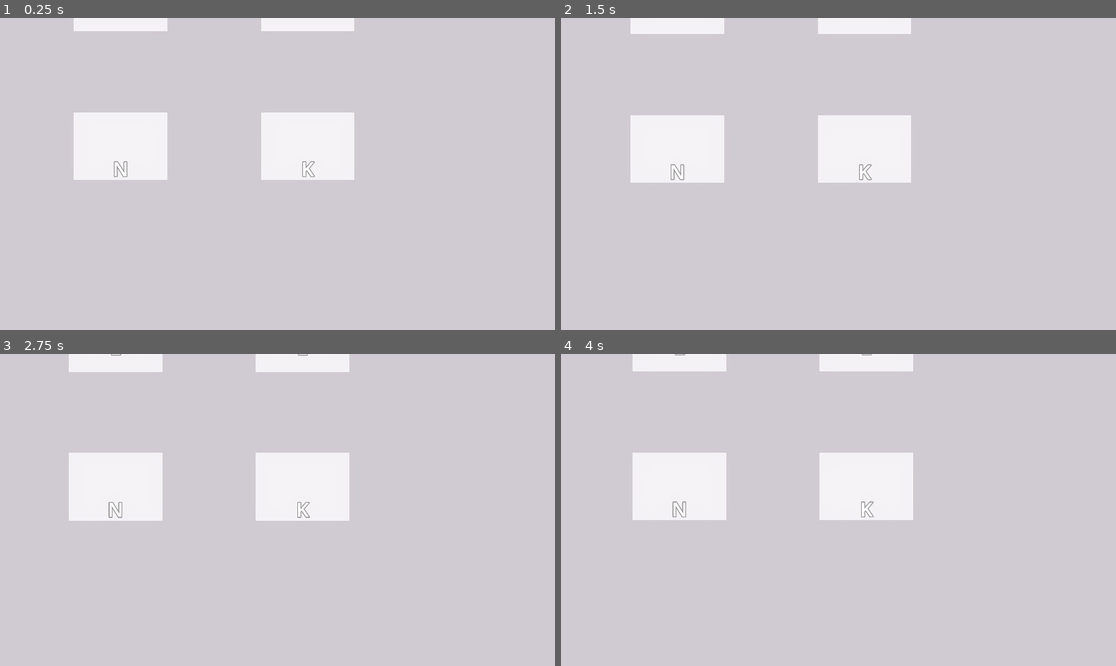
Above: before the commit, frames 1-4 (two rows, left to right).
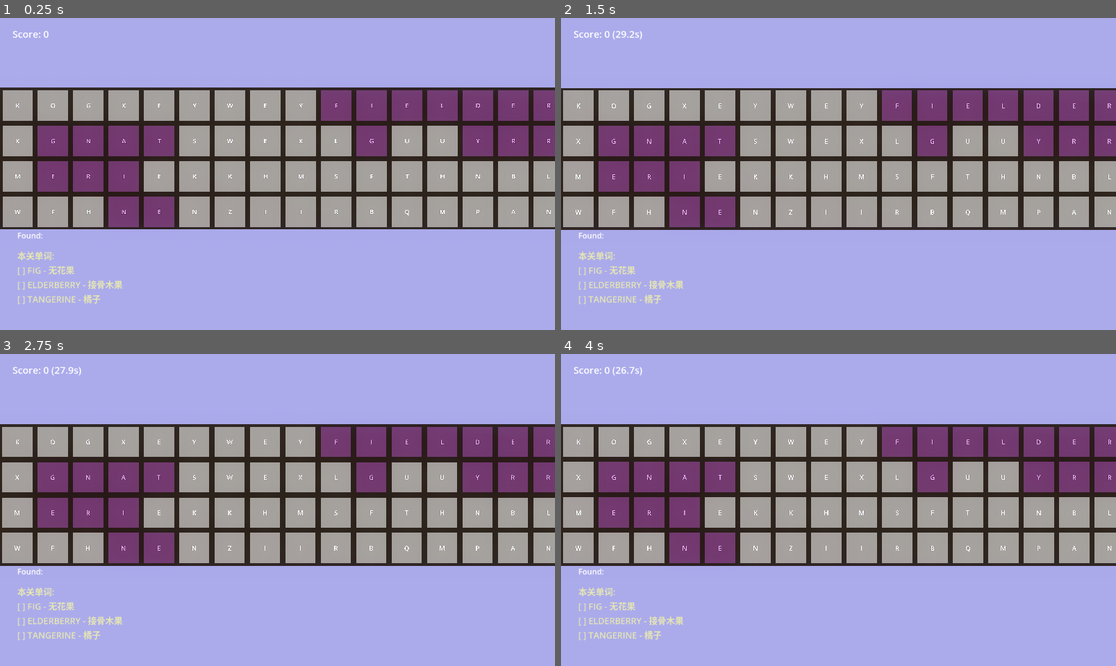
Above: after the commit, the same moments.

Repository: chenxinma/letter-blast
Game: Godot game, scene res://scenes/main_3d.tscn
Same seed, same stepped clock (60 frames per second), same inputs: the game is played once before the commit and once after it.
Inputs (mouse positions are in pixels of both pictures, inside the frame that each line leads up to):
- Up to frame 1 (0.25 s): no input
- Up to frame 2 (1.5 s): move the mouse to (960, 158) at 0.52 s; click (960, 158) at 0.67 s; move the mouse to (727, 189) at 1.27 s; click (727, 189) at 1.42 s
- Up to frame 3 (2.75 s): move the mouse to (333, 441) at 2.02 s; click (333, 441) at 2.17 s
- Up to frame 4 (4 s): move the mouse to (810, 572) at 2.77 s; click (810, 572) at 2.92 s; move the mouse to (1005, 556) at 3.52 s; click (1005, 556) at 3.67 s

The runs differ from the first frame. In frame 1, 100% of the frame differs, in the area x 0-100%, y 0-100%; in frame 2, 100%; in frame 3, 99%; in frame 4, 100%.

Commit message:
feat: add grid backboard, adjust camera, and tune UI layout
- Add Backboard mesh instance to GridManager3D for visual depth
- Update Camera3D transform and remove deprecated near/far properties
- Reposition FoundWords and WordMeanings labels in UI
- Reduce grid cell spacing from 0.6 to 0.35 for tighter layout
- Preserve Backboard node when clearing grid cells
- Decrease camera sway amplitude for smoother movement
- Remove unused grid_generated signal and debug print statements

Diff:
--- a/scenes/main_3d.tscn
+++ b/scenes/main_3d.tscn
@@ -9,17 +9,25 @@
 [ext_resource type="Environment" uid="uid://environment" path="res://resources/environment.tres" id="7_env"]
 [ext_resource type="PackedScene" uid="uid://background3d" path="res://scenes/background_3d.tscn" id="8_bg"]
 
+[sub_resource type="BoxMesh" id="BoxMesh_bb"]
+size = Vector3(6.3, 1.4, 0.15)
+
+[sub_resource type="StandardMaterial3D" id="StandardMaterial3D_bb"]
+albedo_color = Color(0.17933744, 0.14822575, 0.12565571, 1)
+metallic = 0.1
+roughness = 0.8
+
 [node name="Main3D" type="Node3D" unique_id=613851504]
 script = ExtResource("1_main")
 
 [node name="Background3D" parent="." unique_id=1164069581 instance=ExtResource("8_bg")]
 
 [node name="Camera3D" type="Camera3D" parent="." unique_id=1629312009]
-transform = Transform3D(1, 0, 0, 0, 0.866025, 0.5, 0, -0.5, 0.866025, 1.5, 25, 45)
+transform = Transform3D(1, 0, 0, 0, 1, 0, 0, 0, 1, -3.556879, -0.15345764, 13.562155)
+doppler_tracking = 2
 projection = 1
 fov = 45.0
-near = 0.1
-far = 1000.0
+size = 3.083
 
 [node name="DirectionalLight3D" type="DirectionalLight3D" parent="." unique_id=202859154]
 transform = Transform3D(0.866025, -0.433013, 0.25, 0, 0.5, 0.866025, -0.5, -0.75, 0.433013, 0, 10, 0)
@@ -52,15 +60,15 @@
 
 [node name="FoundWordsLabel" type="Label" parent="UI" unique_id=1184777317]
 offset_left = 36.0
-offset_top = 477.0
-offset_right = 76.0
-offset_bottom = 500.0
+offset_top = 440.0
+offset_right = 300.0
+offset_bottom = 470.0
 
 [node name="WordMeaningsLabel" type="Label" parent="UI" unique_id=1065602865]
-offset_left = 831.0
-offset_top = 418.0
-offset_right = 1131.0
-offset_bottom = 768.0
+offset_left = 36.0
+offset_top = 480.0
+offset_right = 336.0
+offset_bottom = 720.0
 theme_override_colors/font_color = Color(0.9, 0.9, 0.7, 1)
 theme_override_font_sizes/font_size = 18
 autowrap_mode = 2
@@ -80,3 +88,9 @@
 [node name="GridManager3D" type="Node3D" parent="." unique_id=1063206175]
 transform = Transform3D(1, 0, 0, 0, 1, 0, 0, 0, 1, -3.5, 0, 0)
 script = ExtResource("5_grid")
+
+[node name="Backboard" type="MeshInstance3D" parent="GridManager3D" unique_id=888888001]
+transform = Transform3D(1, 0, 0, 0, 1, 0, 0, 0, 1, 0, 0, -0.2)
+layers = 2
+mesh = SubResource("BoxMesh_bb")
+surface_material_override/0 = SubResource("StandardMaterial3D_bb")
--- a/scripts/grid_manager_3d.gd
+++ b/scripts/grid_manager_3d.gd
@@ -1,11 +1,9 @@
 extends Node3D
 class_name GridManager3D
 
-signal grid_generated(grid_size: Vector2)
-
 @export var grid_width: int = 18
 @export var grid_height: int = 4
-@export var cell_spacing: float = 0.6
+@export var cell_spacing: float = 0.35
 
 var word_manager: WordManager
 var cell_template: PackedScene
@@ -63,7 +61,6 @@
 
 				var c = get_random_letter()
 				cell_instance.set_letter(c, coord)
-				print("placed ", c)
 				cells[coord] = cell_instance
 
 func get_random_letter() -> String:
@@ -176,7 +173,8 @@
 
 func clear_grid() -> void:
 	for child in get_children():
-		child.queue_free()
+		if child.name != "Backboard":
+			child.queue_free()
 	cells.clear()
 	selected_cells.clear()
 
--- a/scripts/main_3d.gd
+++ b/scripts/main_3d.gd
@@ -14,7 +14,7 @@
 var camera_initial_position: Vector3
 var time_elapsed: float = 0.0
 var camera_sway_enabled: bool = true
-var sway_amplitude: float = 0.02
+var sway_amplitude: float = 0.005
 var sway_speed: float = 0.5
 
 func _ready() -> void:
--- a/scripts/ui_manager.gd
+++ b/scripts/ui_manager.gd
@@ -16,12 +16,14 @@
 signal countdown_finished()
 
 func _ready() -> void:
-	score_label = get_node_or_null("/root/Main/UI/ScoreLabel")
-	found_words_label = get_node_or_null("/root/Main/UI/FoundWordsLabel")
-	word_meanings_label = get_node_or_null("/root/Main/UI/WordMeaningsLabel")
-	word_manager = get_node_or_null("/root/Main/WordManager")
-	timer_manager = get_node_or_null("/root/Main/TimerManager")
-	score_manager = get_node_or_null("/root/Main/ScoreManager")
+	score_label = get_node_or_null("/root/Main3D/UI/ScoreLabel")
+	found_words_label = get_node_or_null("/root/Main3D/UI/FoundWordsLabel")
+	word_meanings_label = get_node_or_null("/root/Main3D/UI/WordMeaningsLabel")
+	word_manager = get_node_or_null("/root/Main3D/WordManager")
+	timer_manager = get_node_or_null("/root/Main3D/TimerManager")
+	score_manager = get_node_or_null("/root/Main3D/ScoreManager")
+
+	print("UI Labels - ScoreLabel:", score_label, " FoundWordsLabel:", found_words_label, " WordMeaningsLabel:", word_meanings_label)
 
 	if score_manager:
 		score_manager.connect("score_changed", _on_score_changed)
--- a/scripts/word_cell_3d.gd
+++ b/scripts/word_cell_3d.gd
@@ -5,7 +5,7 @@
 
 const CELL_SIZE = 60
 const COLOR_HIGHLIGHT = Color(0.361, 0.486, 0.392, 1.0)
-const COLOR_HINT = Color(0.934, 0.837, 0.941, 1.0)
+const COLOR_HINT = Color(0.643, 0.349, 0.671, 0.5)
 const COLOR_USED = Color(0.5, 0.5, 0.5, 0.5)
 
 var letter: String = ""
